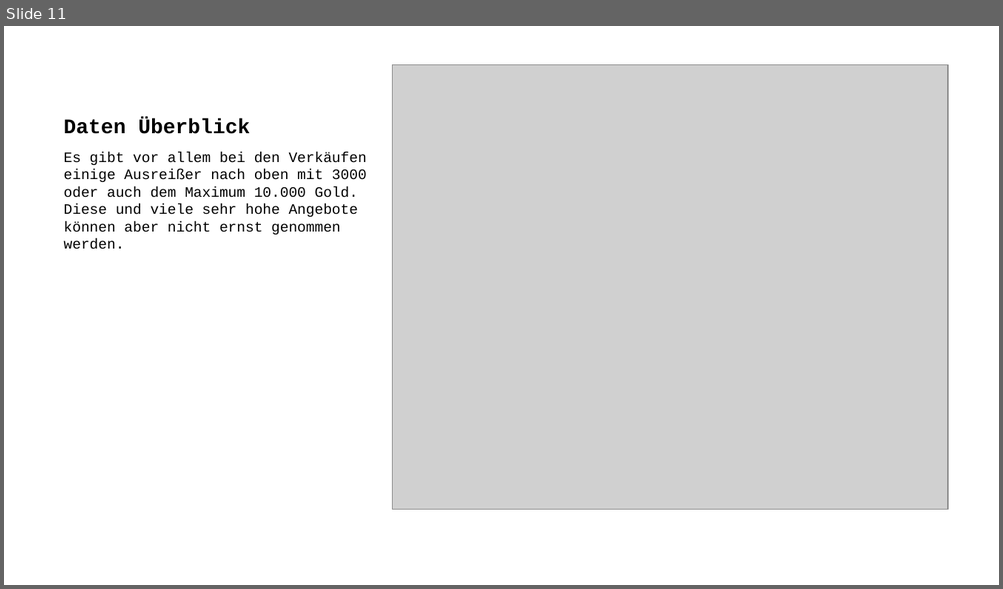
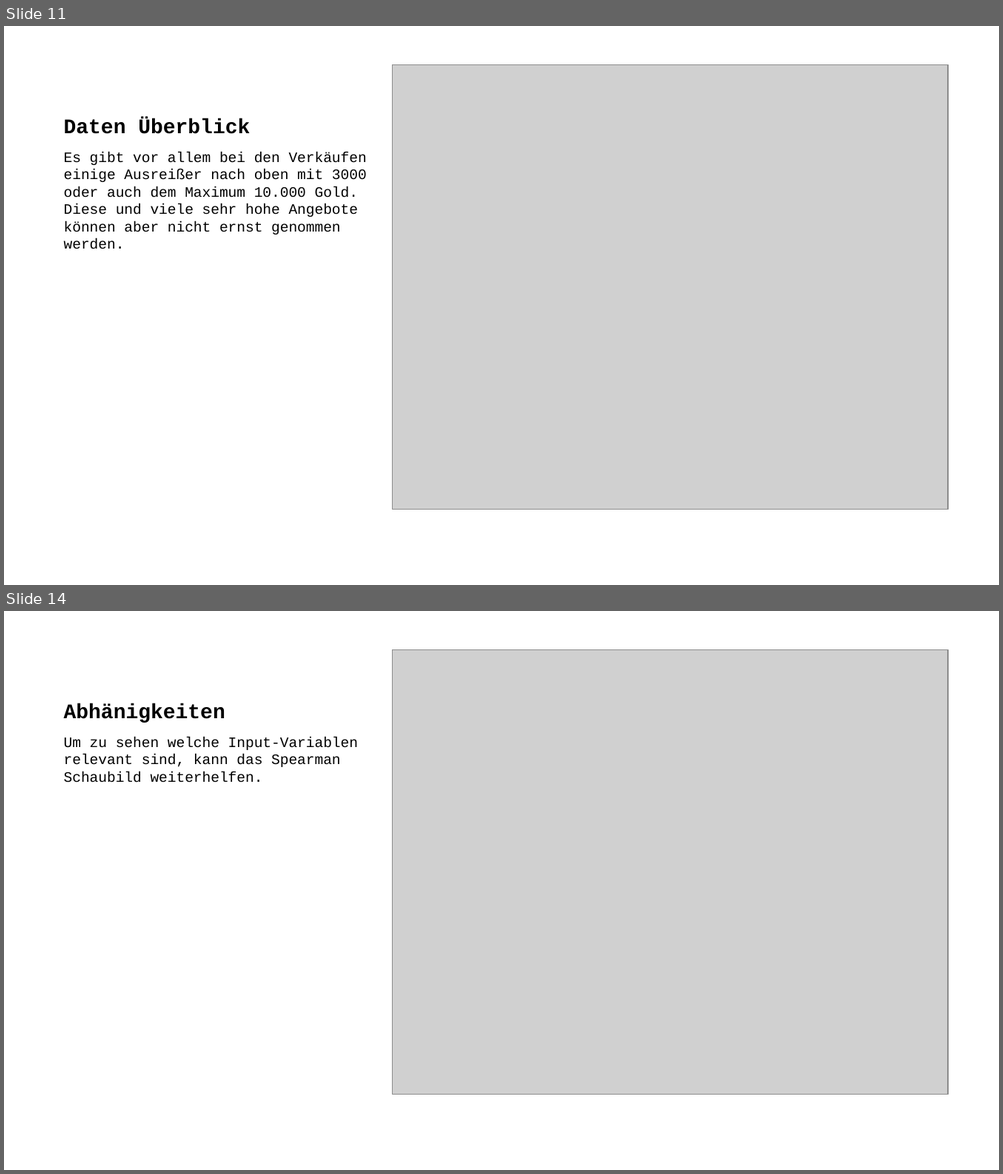
Before and after one commit to lz039/Gw2Trading, a slide deck: reports/presentation.pptx. Shown one above the other, each under a label of ours: slide 11 before the commit, slides 11 and 14 after it; the slides between them are not shown. The pictures are 1003x589 and 1003x1174 pixels, drawn with LibreOffice and Linux fonts; fonts in the diff are those of the drawing; grey boxes stand for pictures. Boxes give left, top, right and bottom in pixels: in the first picture for what was removed or moved away, otherwise in the second. Text is boxed around its words. In the diff, an @@ line names an element or a change of style, - is before the commit and + after.

```diff
--- a/reports/presentation.pptx
+++ b/reports/presentation.pptx
@@ slide 14 added at [4, 611, 999, 1170], background #FFFFFF @@
@@ picture added at [392, 649, 947, 1094] @@
@@ title added at [64, 704, 225, 723], 15 pt, text #000000, bold @@
+Abhänigkeiten
@@ text added at [64, 737, 358, 783], 10.5 pt, text #000000 @@
+Um zu sehen welche Input-Variablen relevant sind, kann das Spearman Schaubild weiterhelfen.
```
Also in this commit, not shown: 5 slides changed, 15 other slides added, 2 slides removed, 3 other files.
